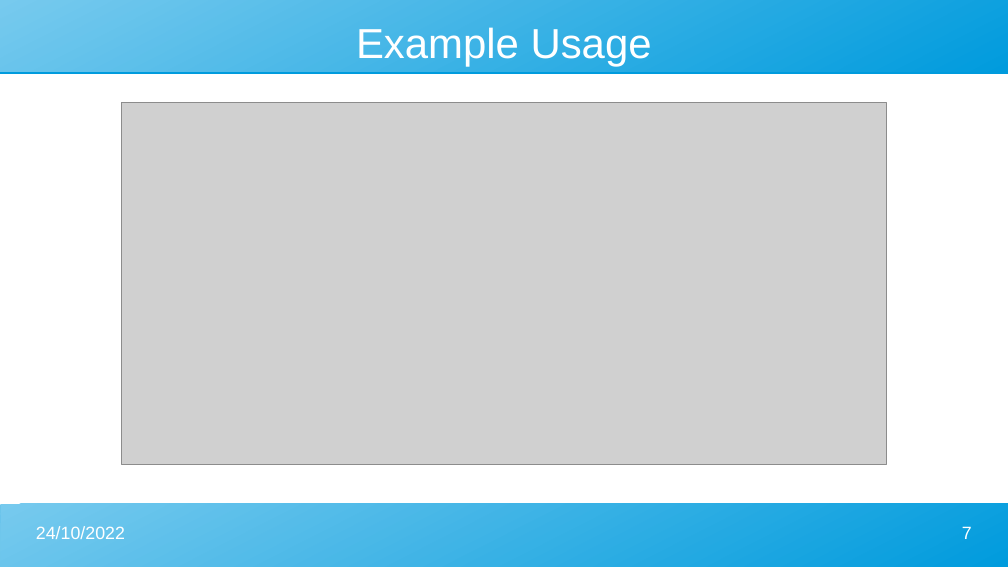
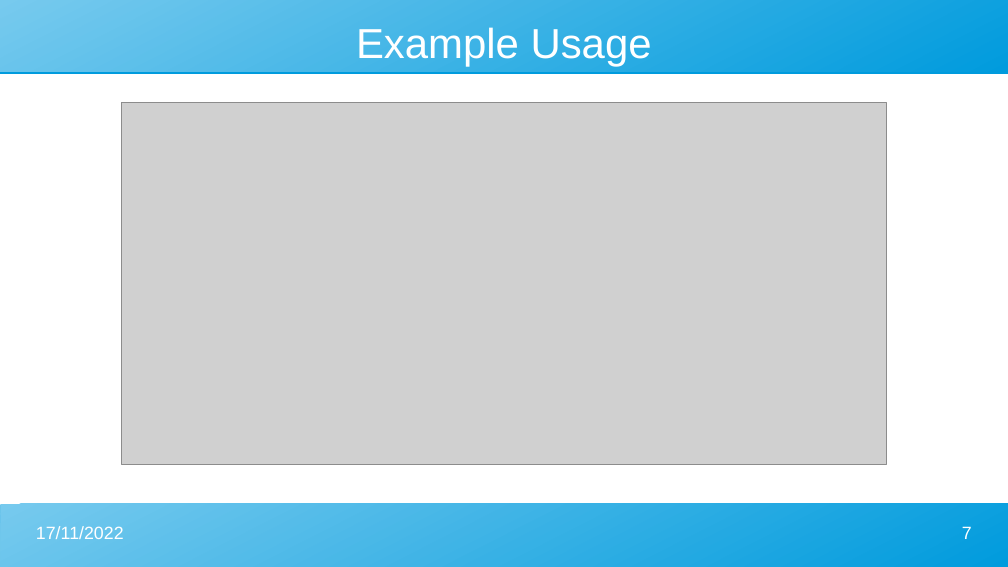
Before and after one commit to Leo-Chen-CM/Prototype-Design-Pattern, a slide deck: slide 7 of Prototype slide.odp. Drawn at 1008x567 pixels with LibreOffice and Linux fonts; fonts in the diff are those of the drawing; grey boxes stand for pictures. Boxes give left, top, right and bottom in pixels: in the first picture for what was removed or moved away, otherwise in the second. Text is boxed around its words. In the diff, an @@ line names an element or a change of style, - is before the commit and + after.

```diff
--- a/Prototype slide.odp
+++ b/Prototype slide.odp
@@ text at [36, 526, 124, 539]: text changed @@
-24/10/2022
+17/11/2022
```
Also in this commit, not shown: 6 other slides changed, 2 other files.
